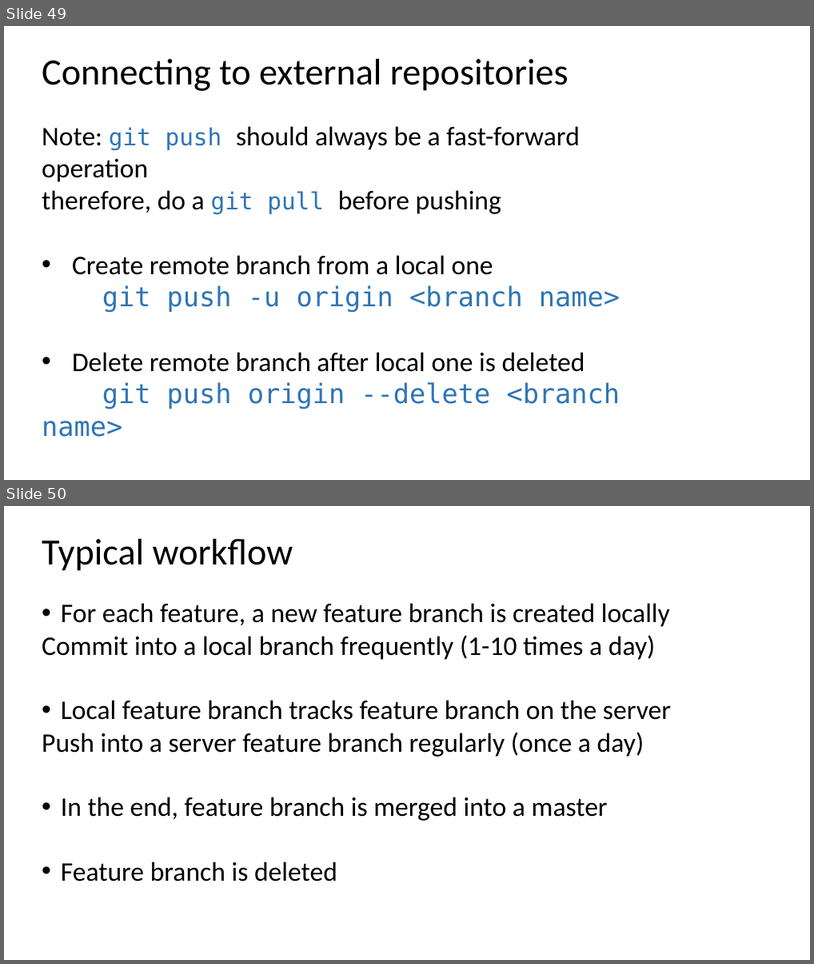
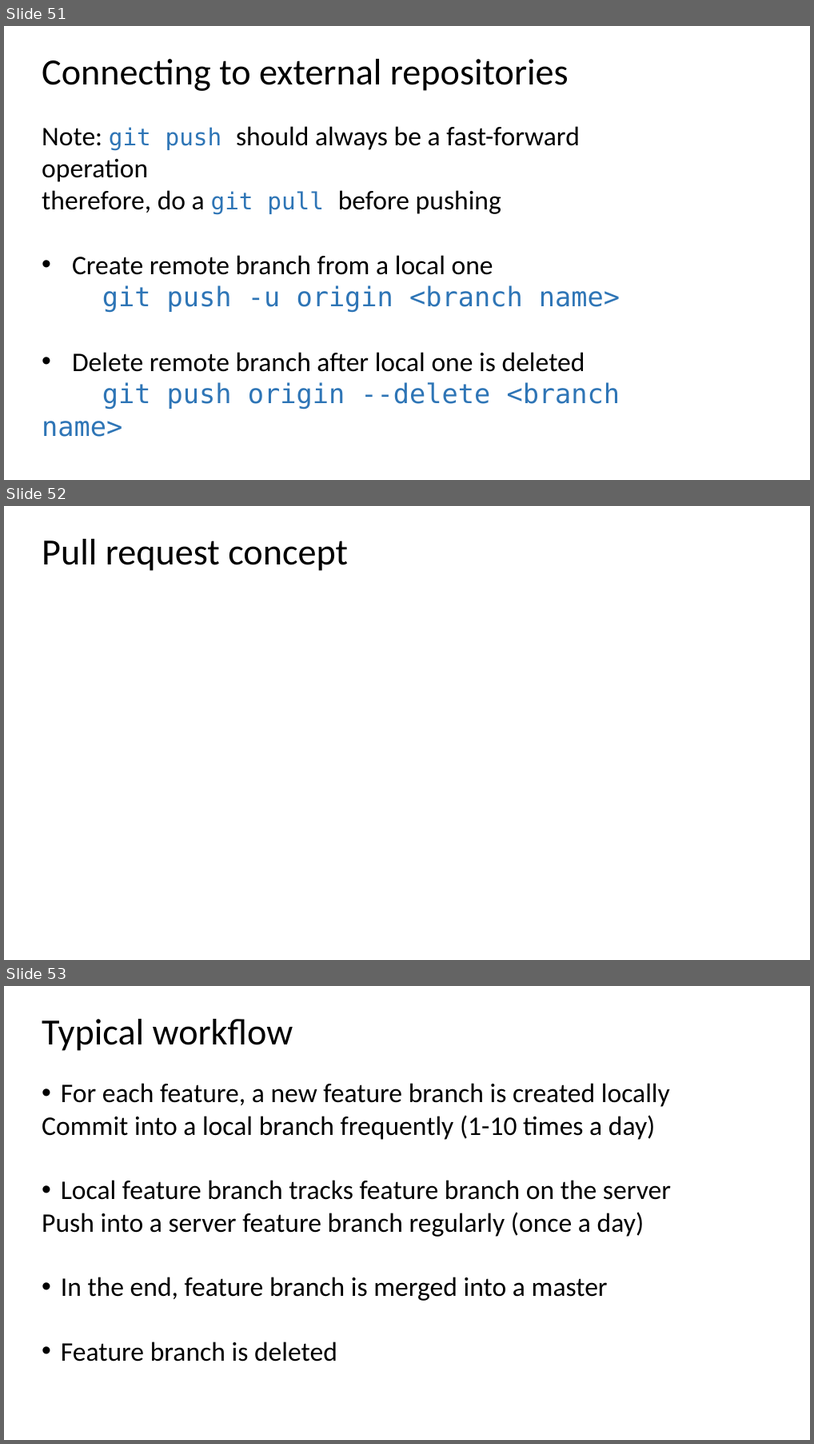
Before and after one commit to ogvolkov/git-101, a slide deck: git101.pptx. Shown one above the other, each under a label of ours: slides 49 and 50 before the commit, slides 51, 52 and 53 after it. The pictures are 814x964 and 814x1444 pixels, drawn with LibreOffice and Linux fonts; fonts in the diff are those of the drawing. Boxes give left, top, right and bottom in pixels: in the first picture for what was removed or moved away, otherwise in the second. Text is boxed around its words. In the diff, an @@ line names an element or a change of style, - is before the commit and + after.

```diff
--- a/git101.pptx
+++ b/git101.pptx
@@ slide 52 added at <box>4,506,810,960</box>, background #FFFFFF @@
@@ text added at <box>42,539,348,571</box>, 44 pt, text #000000 @@
+Pull request concept
@@ line added from (108, 671) to (110, 787), #FFFFFF 4.5 pt dashed @@
@@ what was slide 49 is now slide 51 @@
@@ what was slide 50 is now slide 53 @@
```
Also in this commit, not shown: 2 other slides added.
